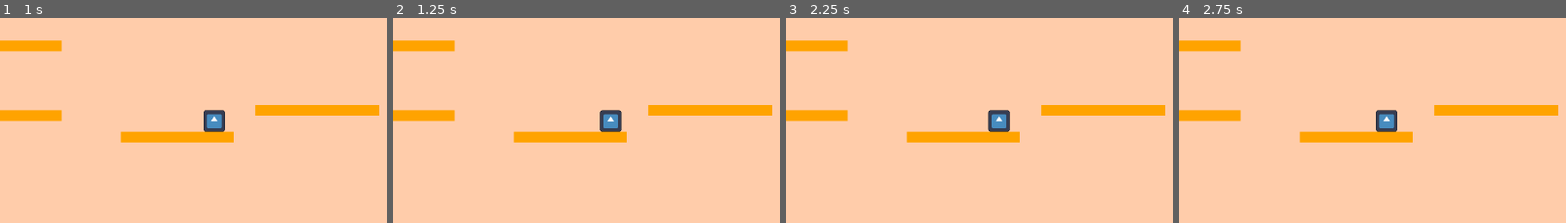
Above: before the commit, frames 1-4 (left to right).
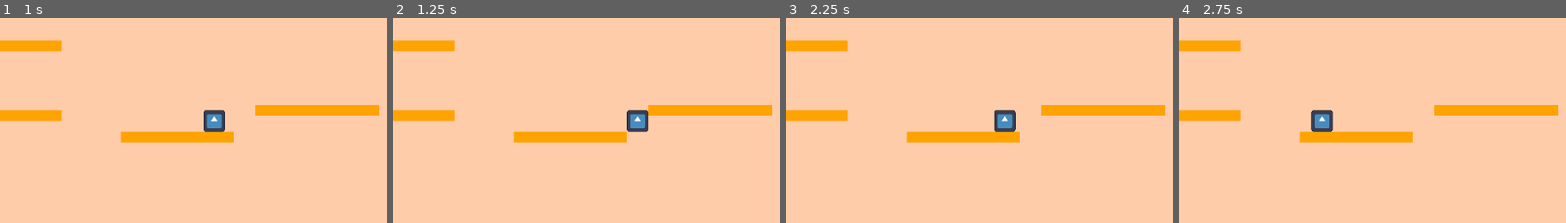
Above: after the commit, the same moments.

Repository: SiwenJadenLong/Co-Sketch
Game: Godot game, scene res://scenes/levels/test_map.tscn
The game is run twice, just before and just after one commit, with the same random seed, the same clock (stepped at 60 frames per second) and the same inputs. The engine's default icon, where the game draws it, is replaced by a stand-in: a white triangle on a blue panel in a dark square.
Inputs (mouse positions are % of the whole screen's width and height, from its top left):
- Up to frame 1 (1 s): tap Enter (ui_accept) at 0.5, 0.77 s; move the mouse to (72, 42) at 0.52 s; hold Right (ui_right) from 0.53 s (still down); tap E (Edit Toggle, bound only after the commit) at 0.6 s
- Up to frame 2 (1.25 s): keep holding Right (ui_right)
- Up to frame 3 (2.25 s): move the mouse to (30, 52) at 1.27 s; tap E (Edit Toggle, bound only after the commit) at 1.35, 2.1 s; tap Enter (ui_accept) at 1.52, 2 s; move the mouse to (60, 24) at 2.02 s; release Right (ui_right) at 2.03 s; hold Left (ui_left) from 2.03 s (still down)
- Up to frame 4 (2.75 s): keep holding Left (ui_left)
The pictures show only the part of the screen within x 28-78%, y 22-72%; the shares and areas given below are measured in that part.

Frame 1 is identical in both runs. In frame 2, 1.2% of the frame differs, in the area x 53-67%, y 44-56%; in frame 3, 0.5%; in frame 4, 1.2%.
Error after the commit: Parse Error: Identifier "newsegmentbody" not declared in the current scope. (res://scenes/Gameplay/linemaker.gd:31)

Commit message:
more head banging the wall

Diff:
--- a/project.godot
+++ b/project.godot
@@ -28,6 +28,14 @@
 
 enabled=PackedStringArray("res://addons/godot_super-wakatime/plugin.cfg")
 
+[input]
+
+"Edit Toggle"={
+"deadzone": 0.2,
+"events": [Object(InputEventKey,"resource_local_to_scene":false,"resource_name":"","device":-1,"window_id":0,"alt_pressed":false,"shift_pressed":false,"ctrl_pressed":false,"meta_pressed":false,"pressed":false,"keycode":0,"physical_keycode":69,"key_label":0,"unicode":101,"location":0,"echo":false,"script":null)
+]
+}
+
 [rendering]
 
 renderer/rendering_method="gl_compatibility"
--- a/scenes/Gameplay/linemaker.gd
+++ b/scenes/Gameplay/linemaker.gd
@@ -3,17 +3,24 @@
 #@onready var line = $segment/Line2D
 #@onready var collisionline = $segment/CollisionShape2D
 var last_point = Vector2(0,0)
-
+var editting
 func _process(delta):
 	pass
 
 func _input(event):
+	createnewline(event)
+	if event.is_action("Edit Toggle"):
+		if editting:
+			var newsegmentbody = RigidBody2D.new()
+			await createnewline(event)
+			editting = false
+		else:
+			editting = true
+
+func createnewline(event):
 	var point_pos = get_local_mouse_position()
-	#if event.is_action("ui_cancel"):
-
 	await $Timer.timeout
 	$Timer.start(0.5)
-	var newsegmentbody = RigidBody2D.new()
 	var newline = Line2D.new()
 	if event.is_action("ui_accept"):
 		newline.width = 5
